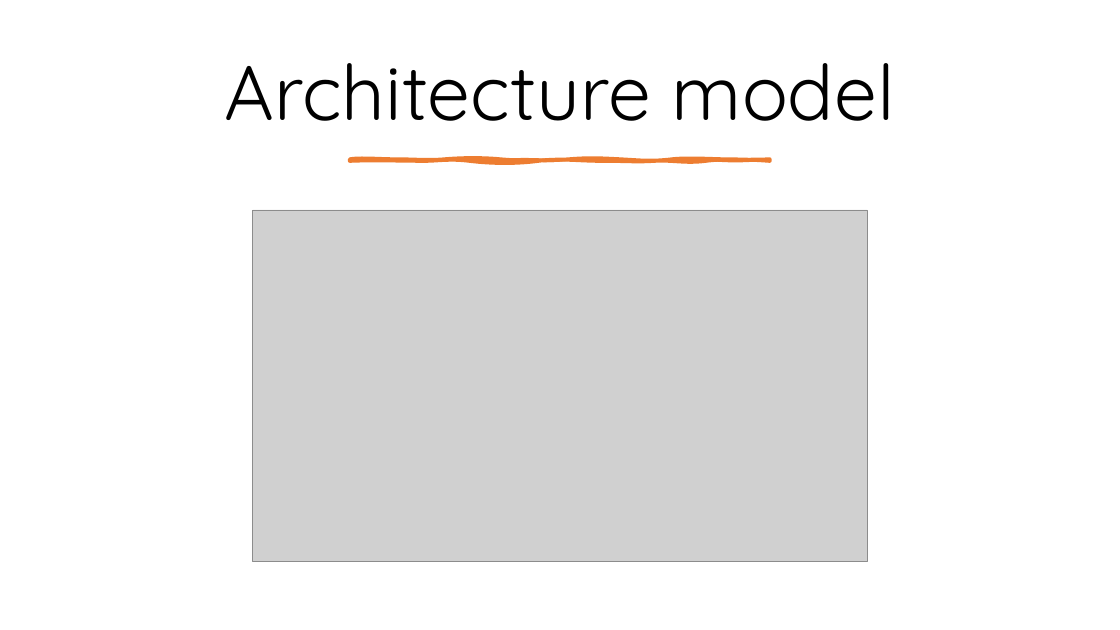
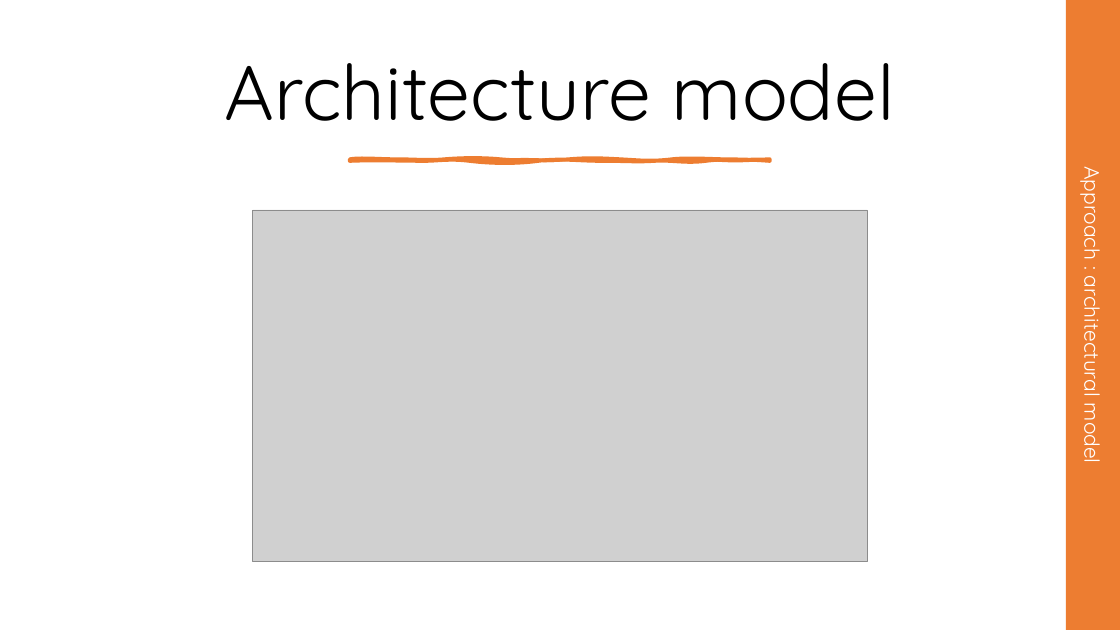
Before and after one commit to Embineer/Embineer, a slide deck: slide 6 of presentation/Autonomous traffic system presentation.pptx. Drawn at 1120x630 pixels with LibreOffice and Linux fonts; fonts in the diff are those of the drawing; grey boxes stand for pictures. Boxes give left, top, right and bottom in pixels: in the first picture for what was removed or moved away, otherwise in the second. Text is boxed around its words. In the diff, an @@ line names an element or a change of style, - is before the commit and + after.

```diff
--- a/presentation/Autonomous traffic system presentation.pptx
+++ b/presentation/Autonomous traffic system presentation.pptx
@@ rectangle added at (1066, 0, 1120, 630), fill #ED7D31, 18 pt, text #FFFFFF @@
+Approach : architectural model
```
Also in this commit, not shown: 11 other slides changed, 2 slides added, 3 other files.
